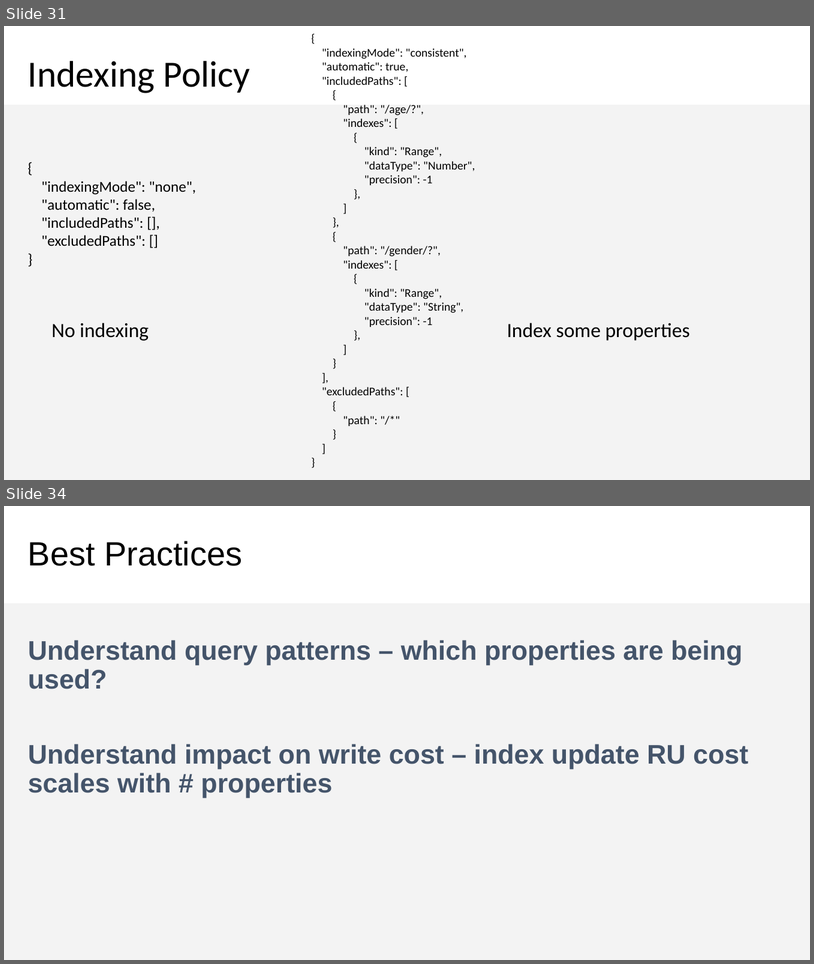
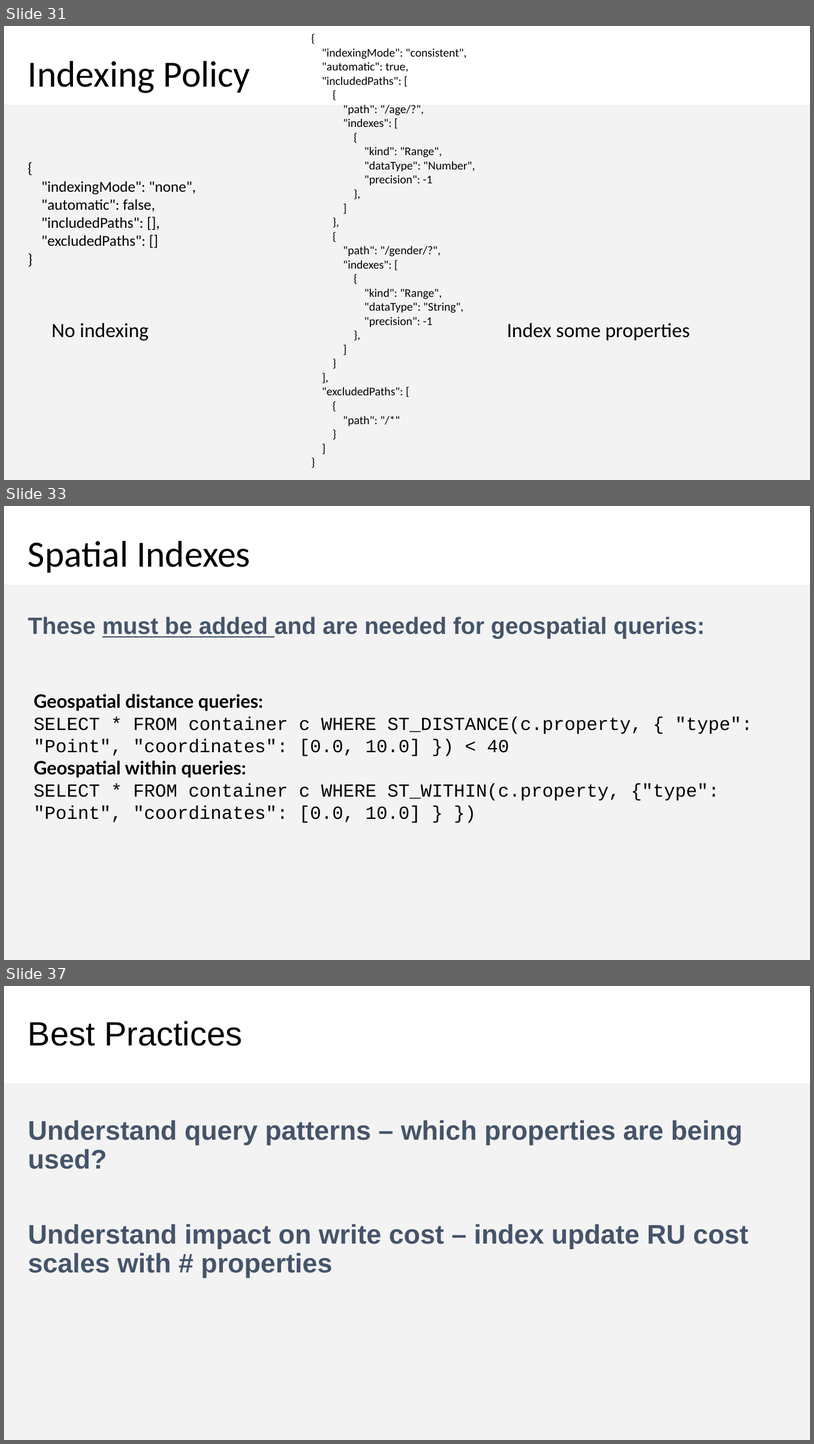
Before and after one commit to CosmosDB/labs, a slide deck: decks/Data-Modeling.pptx. Shown one above the other, each under a label of ours: slides 31 and 34 before the commit, slides 31, 33 and 37 after it; the slides between them are not shown. The pictures are 814x964 and 814x1444 pixels, drawn with LibreOffice and Linux fonts; fonts in the diff are those of the drawing. Boxes give left, top, right and bottom in pixels: in the first picture for what was removed or moved away, otherwise in the second. Text is boxed around its words. In the diff, an @@ line names an element or a change of style, - is before the commit and + after.

```diff
--- a/decks/Data-Modeling.pptx
+++ b/decks/Data-Modeling.pptx
@@ slide 33 added at (x1=4, y1=506, x2=810, y2=960), background #FFFFFF; not listed: 1 template element that a slide beside it also shows @@
@@ title added at (x1=28, y1=541, x2=251, y2=573), 44 pt, text #000000 @@
+Spatial Indexes
@@ text added at (x1=28, y1=616, x2=705, y2=639), 28 pt, text #44546A, bold @@
+These must be added and are needed for geospatial queries:
@@ text added at (x1=33, y1=694, x2=753, y2=823), 22 pt, text #000000 @@
+Geospatial distance queries:
+SELECT * FROM container c WHERE ST_DISTANCE(c.property, { "type": "Point", "coordinates": [0.0, 10.0] }) < 40
+Geospatial within queries:
+SELECT * FROM container c WHERE ST_WITHIN(c.property, {"type": "Point", "coordinates": [0.0, 10.0] } })
@@ what was slide 34 is now slide 37 @@
```
Also in this commit, not shown: 17 slides changed, 2 other slides added.
